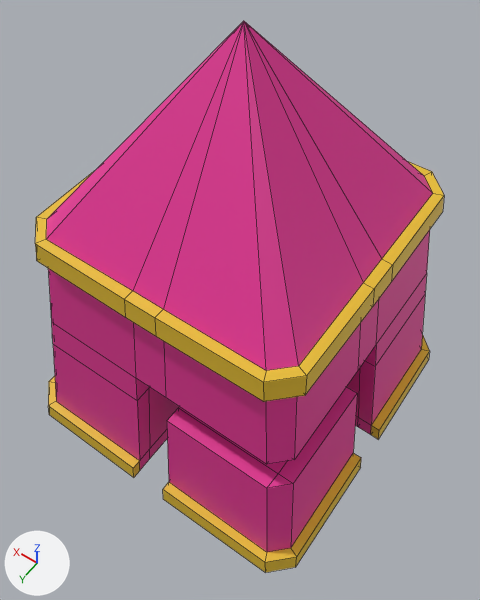
An edit to the FBX model Assets/_Models/Rowan/Model_Obelisk_Stage3.fbx, drawn before and after from the same camera.
The view is the same before and after, from a 50 mm lens placed at (-4.87, 6.91, 45.94), pointed at (-0.4, 0.65, 36.1). Arrows for +X, +Y and +Z are at lower left; the lights stay in place. Mesh edges are drawn as thin lines.

Before the edit, the objects in view are built like this:
```python
me_cube_002 = bpy.data.meshes.new('Cube.002')
me_cube_002.from_pydata(...)  # 203 vertices, 210 faces; spans x -3.47..3.47, y -3.47..3.47, z -0.01..9.03
# faces by material slot: [94, 116]
me_cube_002.materials.append(mat_gold_trim)  # yellow #e7bf2e
me_cube_002.materials.append(mat_crystal)  # pink #e73396
ob_obelisk_stage_3 = bpy.data.objects.new('Obelisk Stage 3', me_cube_002)
ob_obelisk_stage_3.location = (0.0, 0.0, 32.18)
```
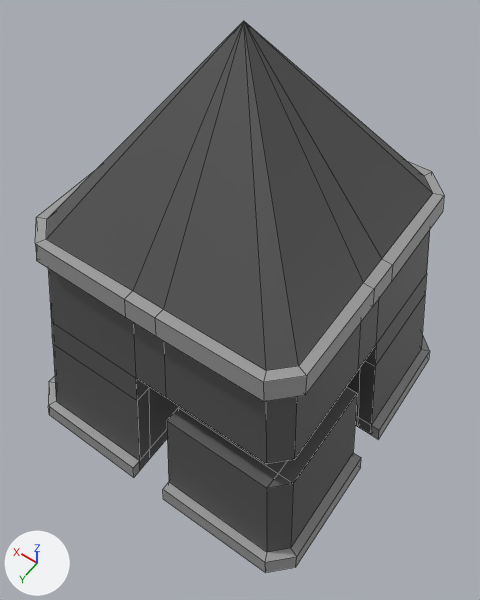
The newer file is also turned or shifted as a whole; pictures and numbers use the older file's frame.

The change, as a diff of the scene's bpy script:
```diff
--- a/Assets/_Models/Rowan/Model_Obelisk_Stage3.fbx.py
+++ b/Assets/_Models/Rowan/Model_Obelisk_Stage3.fbx.py
@@ mat_trim @@
+mat_trim = principled_material('Trim')
+mat_trim.base_color = (0.334, 0.334, 0.334)  # grey #9c9c9c
@@ mat_stone @@
+mat_stone = principled_material('Stone')
+mat_stone.base_color = (0.0953, 0.0953, 0.0953)  # dark grey #575757
@@ me_cube_002 @@
 me_cube_002.from_pydata(...)  # 203 vertices, 210 faces; spans x -3.47..3.47, y -3.47..3.47, z -0.01..9.03
 # used by ob_obelisk_stage_3; location = (0.0, 0.0, 32.18)
+# me_cube_002 part 1: all 94 faces that had it switch from mat_gold_trim (yellow #e7bf2e) to mat_trim (grey #9c9c9c)
+# me_cube_002 part 2: all 116 faces that had it switch from mat_crystal (pink #e73396) to mat_stone (dark grey #575757)
```

Pixel boxes (x1, y1, x2, y2) of what changed, in the pictures (480 x 600 px):
part 1 of me_cube_002, recoloured (yellow to grey): (35, 162, 444, 572) in both
part 2 of me_cube_002, recoloured (pink to grey): (46, 21, 433, 552) in both
